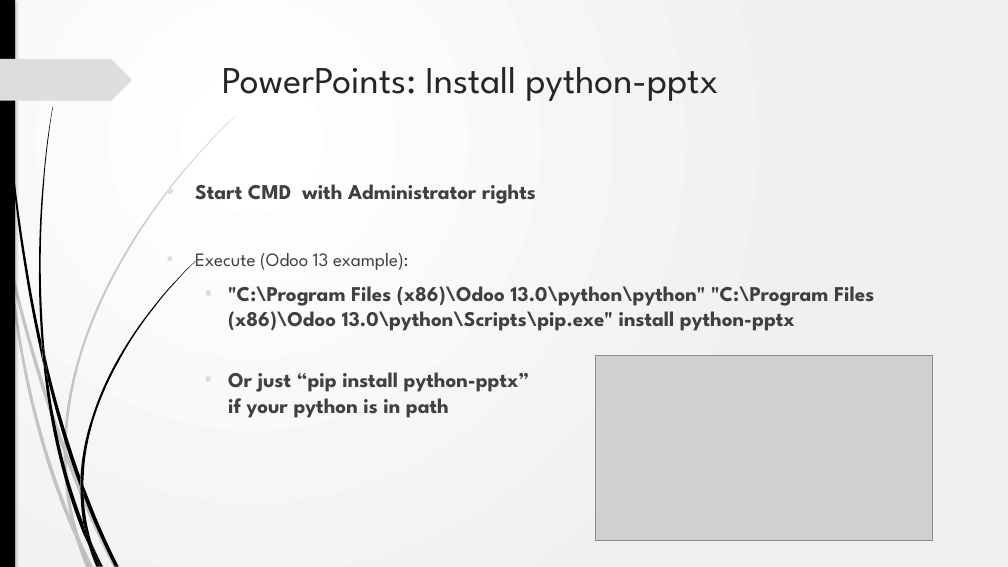
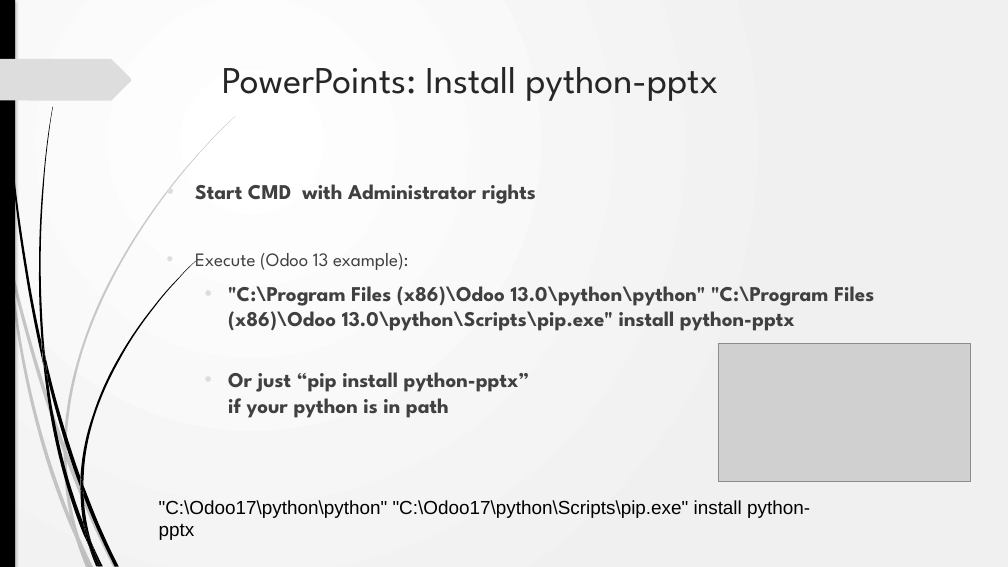
Before and after one commit to akarki58/rocker_app, a slide deck: slide 4 of rocker_app/static/description/Rocker_install.pptx. Drawn at 1008x567 pixels with LibreOffice and Linux fonts; fonts in the diff are those of the drawing; grey boxes stand for pictures; background and template pictures are left out. Boxes give left, top, right and bottom in pixels: in the first picture for what was removed or moved away, otherwise in the second. Text is boxed around its words. In the diff, an @@ line names an element or a change of style, - is before the commit and + after.

```diff
--- a/rocker_app/static/description/Rocker_install.pptx
+++ b/rocker_app/static/description/Rocker_install.pptx
@@ picture: place and size @@
-picture at (596,355,932,541)
+picture at (718,343,971,482)
@@ text added at (159,500,810,518), 18 pt, text #000000 @@
+"C:\Odoo17\python\python" "C:\Odoo17\python\Scripts\pip.exe" install python-pptx
```
Also in this commit, not shown: 15 other slides changed, 18 other files.
